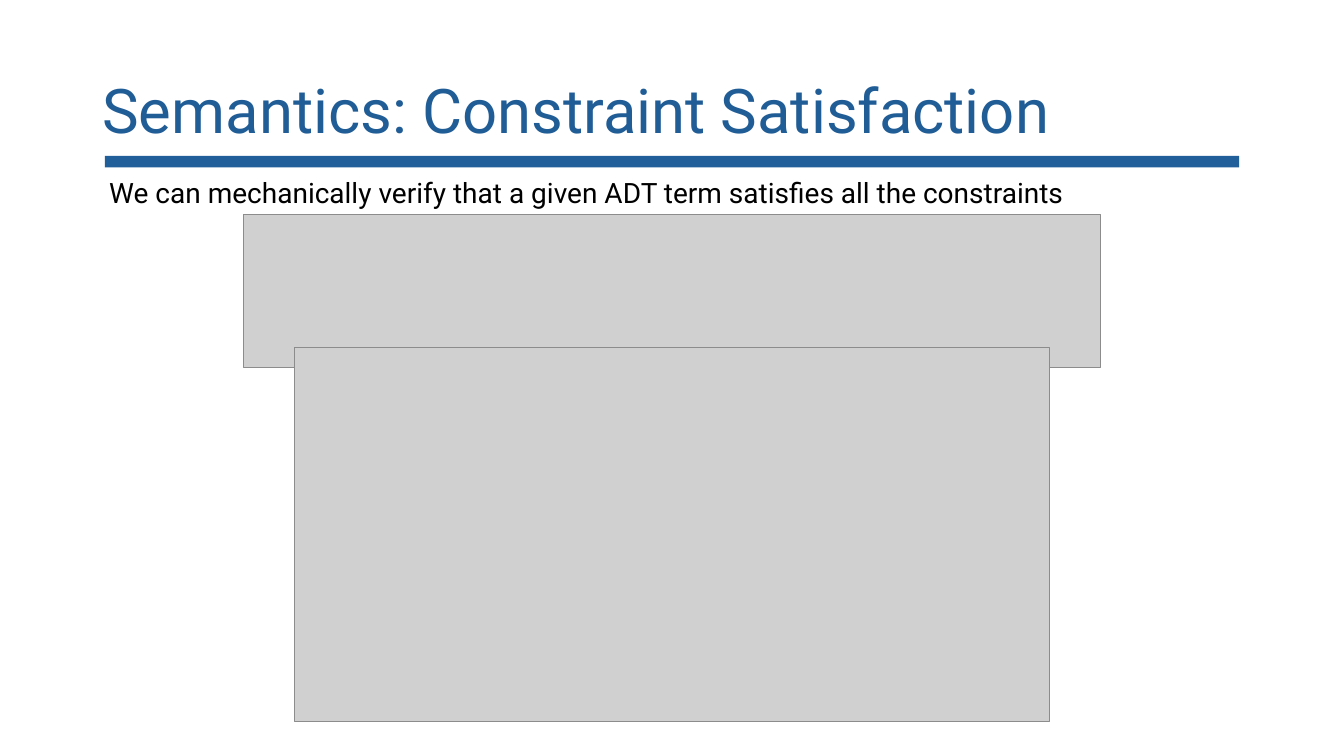
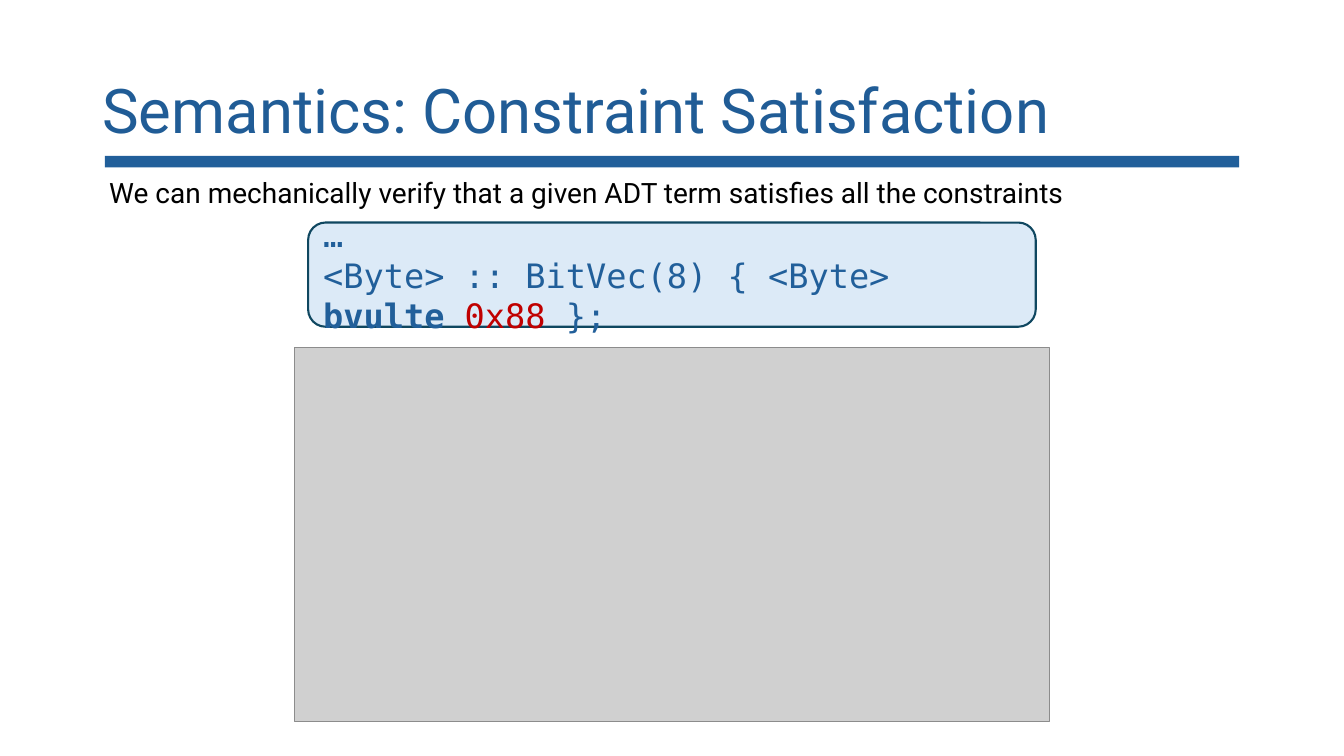
Before and after one commit to lorchrob/goblin_slides, a slide deck: slide 46 of goblin_slides.pptx. Drawn at 1344x756 pixels with LibreOffice and Linux fonts; fonts in the diff are those of the drawing; grey boxes stand for pictures. Boxes give left, top, right and bottom in pixels: in the first picture for what was removed or moved away, otherwise in the second. Text is boxed around its words. In the diff, an @@ line names an element or a change of style, - is before the commit and + after.

Commit message:
Slides

```diff
--- a/goblin_slides.pptx
+++ b/goblin_slides.pptx
@@ picture removed at bbox=[244, 214, 1101, 368] @@
@@ rounded rectangle added at bbox=[309, 223, 1036, 327], fill #DCEAF7, outline #104760 1.5 pt, 24 pt, text #215F9A @@
+…
+<Byte> :: BitVec(8) { <Byte> bvulte 0x88 };
```
Also in this commit, not shown: 8 other slides changed.
